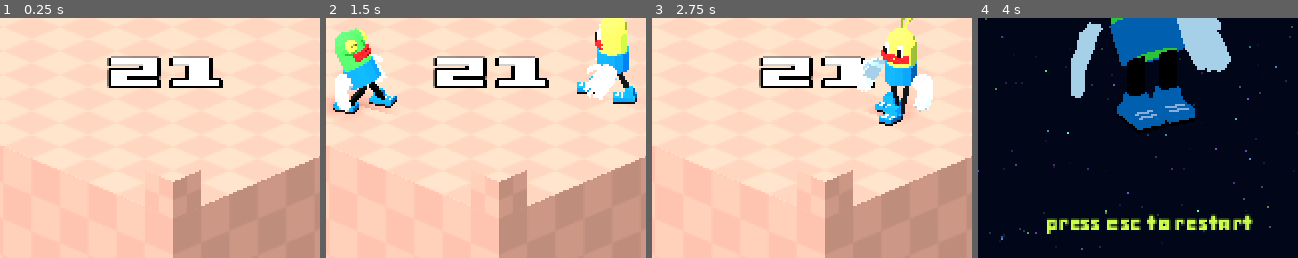
Above: before the commit, frames 1-4 (left to right).
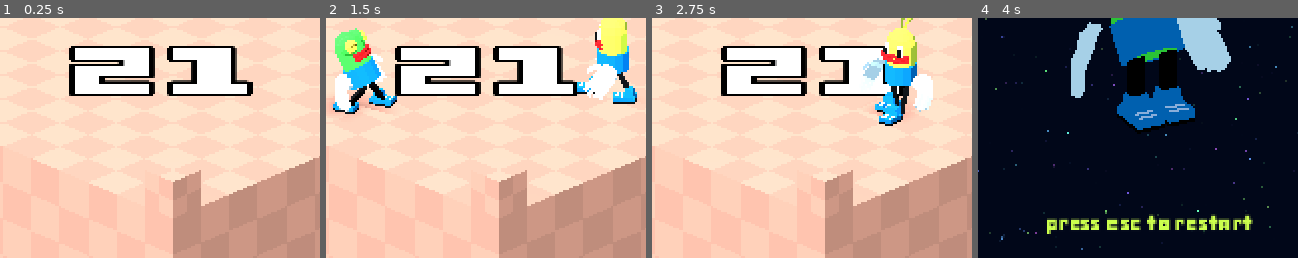
Above: after the commit, the same moments.

Repository: cat-in-the-dark/gmtk_2026
Game: Godot game, scene res://main.tscn
Same seed, same stepped clock (60 frames per second), same inputs: the game is played once before the commit and once after it.
Inputs:
- Up to frame 1 (0.25 s): no input
- Up to frame 2 (1.5 s): hold D (move_right) 0.53-1.28 s; hold Space (attack) 0.53-1.28 s; hold S (move_down) from 1.28 s (still down); tap Ctrl (dash) at 1.35 s
- Up to frame 3 (2.75 s): release S (move_down) at 2.03 s; hold D (move_right) from 2.03 s (still down); hold Space (attack) from 2.03 s (still down)
- Up to frame 4 (4 s): release D (move_right) at 2.78 s; release Space (attack) at 2.78 s; hold W (move_up) 2.78-3.53 s; tap Ctrl (dash) at 2.85 s; hold A (move_left) from 3.53 s (still down); hold Space (attack) from 3.53 s (still down)
The pictures show only the part of the screen within x 23-73%, y 50-100%; the shares and areas given below are measured in that part.

The runs differ from the first frame. In frame 1, 8.8% of the frame differs, in the area x 21-80%, y 11-33%; in frame 2, 8.8%; in frame 3, 7.7%; in frame 4, nothing differs.

Commit message:
apply pixel perfect textures

Diff:
--- a/floor/floor.tres
+++ b/floor/floor.tres
@@ -10,3 +10,4 @@
 albedo_texture = ExtResource("1_o1q2o")
 uv1_scale = Vector3(0.5, 0.5, 0.5)
 uv1_triplanar = true
+texture_filter = 0
--- a/main.tscn
+++ b/main.tscn
@@ -92,6 +92,7 @@
 
 [node name="EnemyCounter" type="Label3D" parent="level" unique_id=290163380]
 transform = Transform3D(0.70710677, 0.70710677, 3.090862e-08, 0, -4.3711385e-08, 0.9999999, 0.70710677, -0.70710677, -3.090862e-08, 0, 0.0052490234, 0)
+pixel_size = 0.008
 text = "21"
 font = ExtResource("6_7mycd")
 font_size = 640
Not shown, added: main.gd.uid
Not shown: 1 places in main.tscn that only renumber resources
